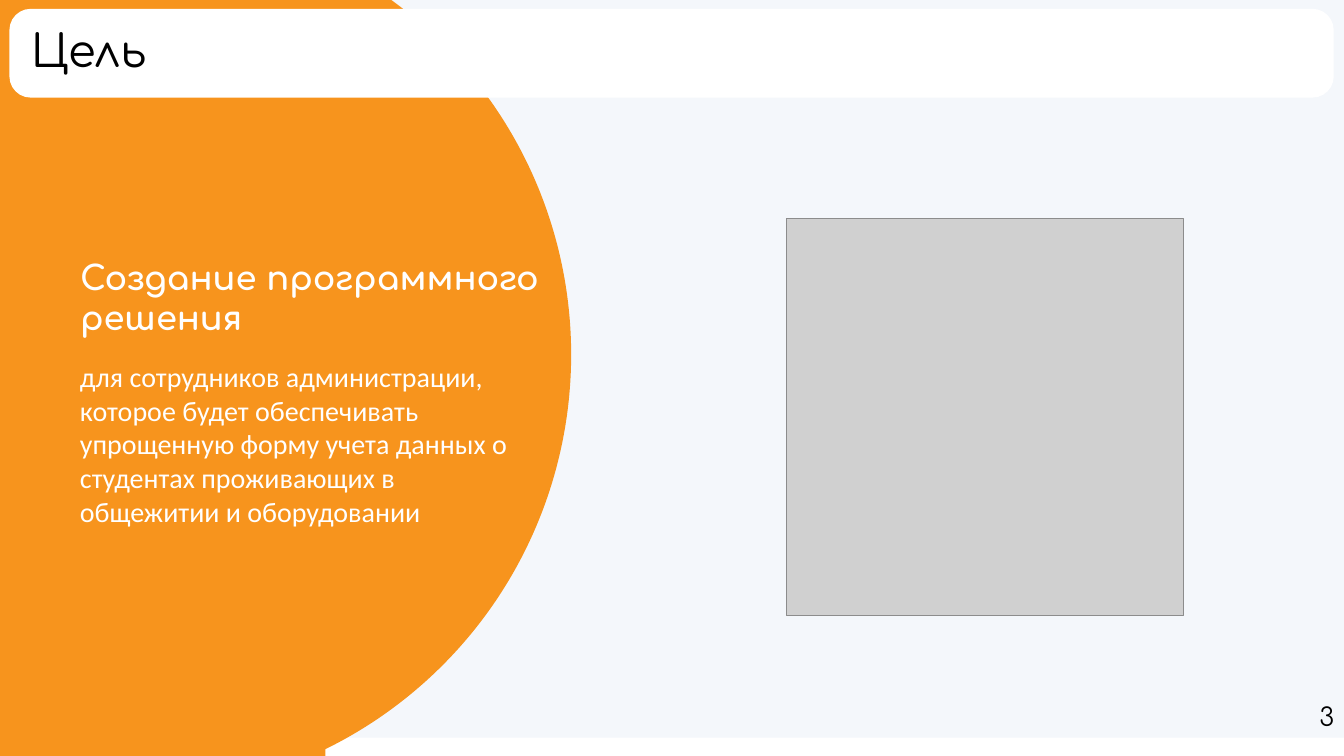
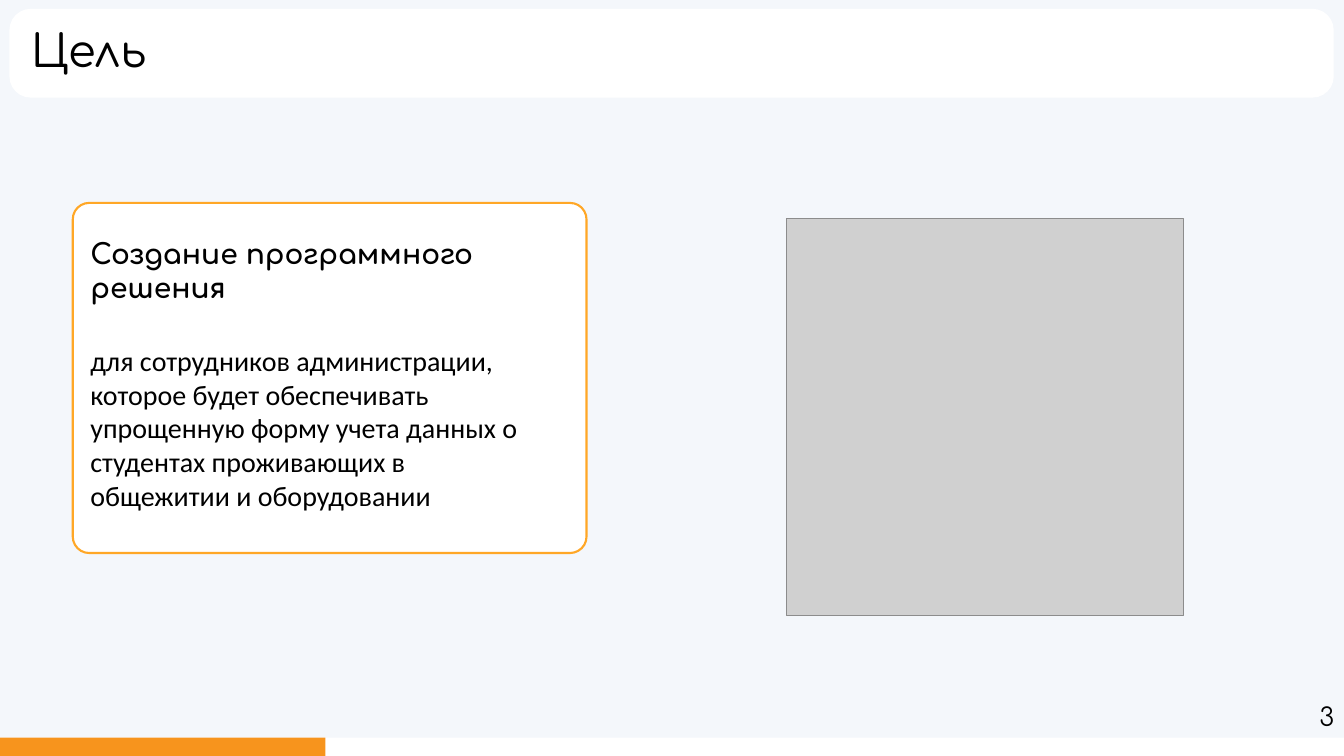
Before and after one commit to hhallva/cmdnt-website, a slide deck: slide 2 of ДП/Презентация/Презентация.pptx (slide 3 before the commit). Drawn at 1344x756 pixels with LibreOffice and Linux fonts; fonts in the diff are those of the drawing; grey boxes stand for pictures. Boxes give left, top, right and bottom in pixels: in the first picture for what was removed or moved away, otherwise in the second. Text is boxed around its words. In the diff, an @@ line names an element or a change of style, - is before the commit and + after.

```diff
--- a/ДП/Презентация/Презентация.pptx
+++ b/ДП/Презентация/Презентация.pptx
@@ ellipse removed at (x1=0, y1=0, x2=571, y2=756) @@
@@ rounded rectangle added at (x1=73, y1=203, x2=587, y2=553), fill #FFFFFF, outline #FFA726 1.5 pt @@
@@ text "Создание программного решения" moved from (x1=80, y1=263, x2=538, y2=338) to (x1=90, y1=242, x2=473, y2=305) @@
@@ text "Создание программного решения" at (x1=90, y1=242, x2=473, y2=305): size 24 to 20 pt, text colour #FFFFFF to #000000 @@
@@ text "для сотрудников администрации, которое будет ..." moved from (x1=80, y1=373, x2=507, y2=527) to (x1=90, y1=357, x2=517, y2=511) @@
@@ text "для сотрудников администрации, которое будет ..." at (x1=90, y1=357, x2=517, y2=511): text colour #FFFFFF to #000000 @@
```
Also in this commit, not shown: 2 other slides changed, 1 slide removed, 1 other file.
